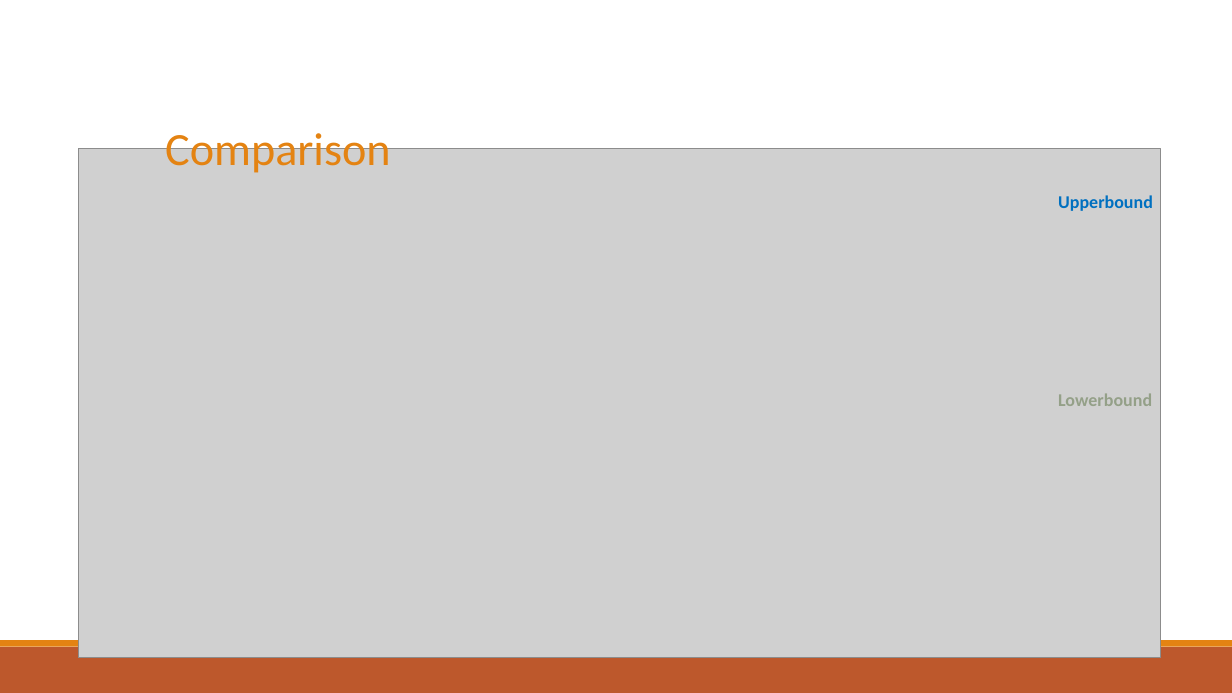
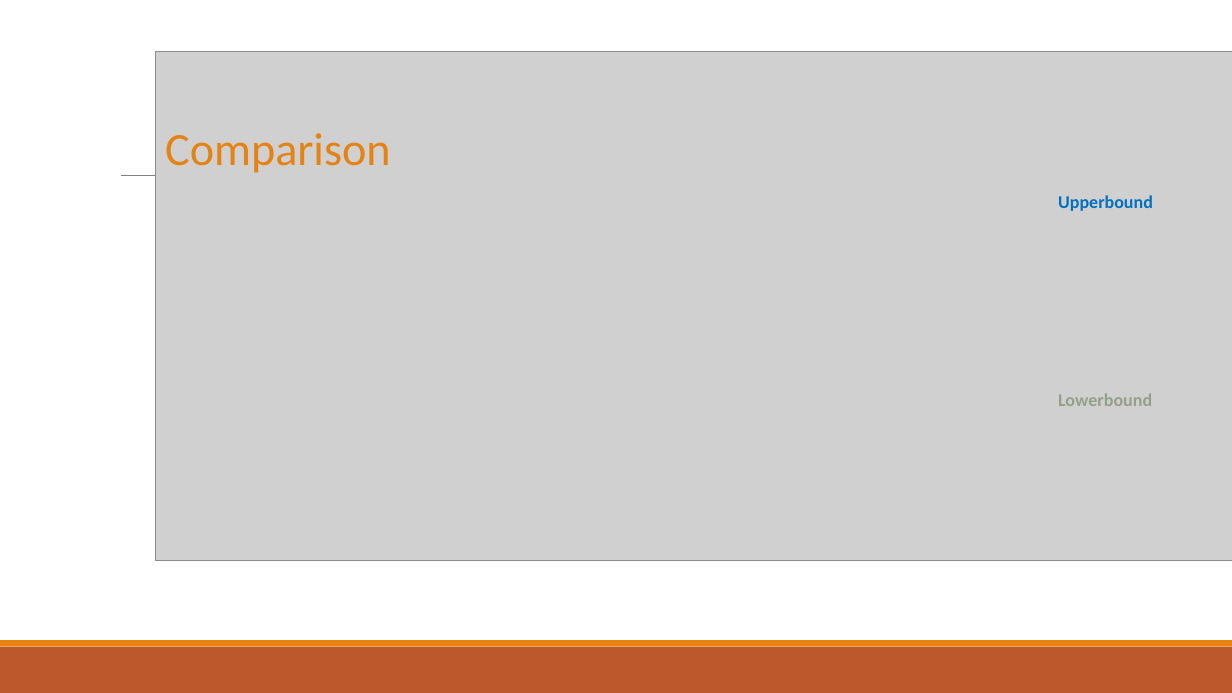
Before and after one commit to broekm006/SmartGrid, a slide deck: slide 18 of Final_V2.pptx. Drawn at 1232x693 pixels with LibreOffice and Linux fonts; fonts in the diff are those of the drawing; grey boxes stand for pictures. Boxes give left, top, right and bottom in pixels: in the first picture for what was removed or moved away, otherwise in the second. Text is boxed around its words. In the diff, an @@ line names an element or a change of style, - is before the commit and + after.

Commit message:
Powerpoint

```diff
--- a/Final_V2.pptx
+++ b/Final_V2.pptx
@@ picture: place and size @@
-picture at [79, 149, 1161, 658]
+picture at [156, 51, 1232, 560]
@@ line added from (121, 176) to (1128, 176), #808080 0.5 pt @@
```
Also in this commit, not shown: 3 other slides changed, 8 other files.
